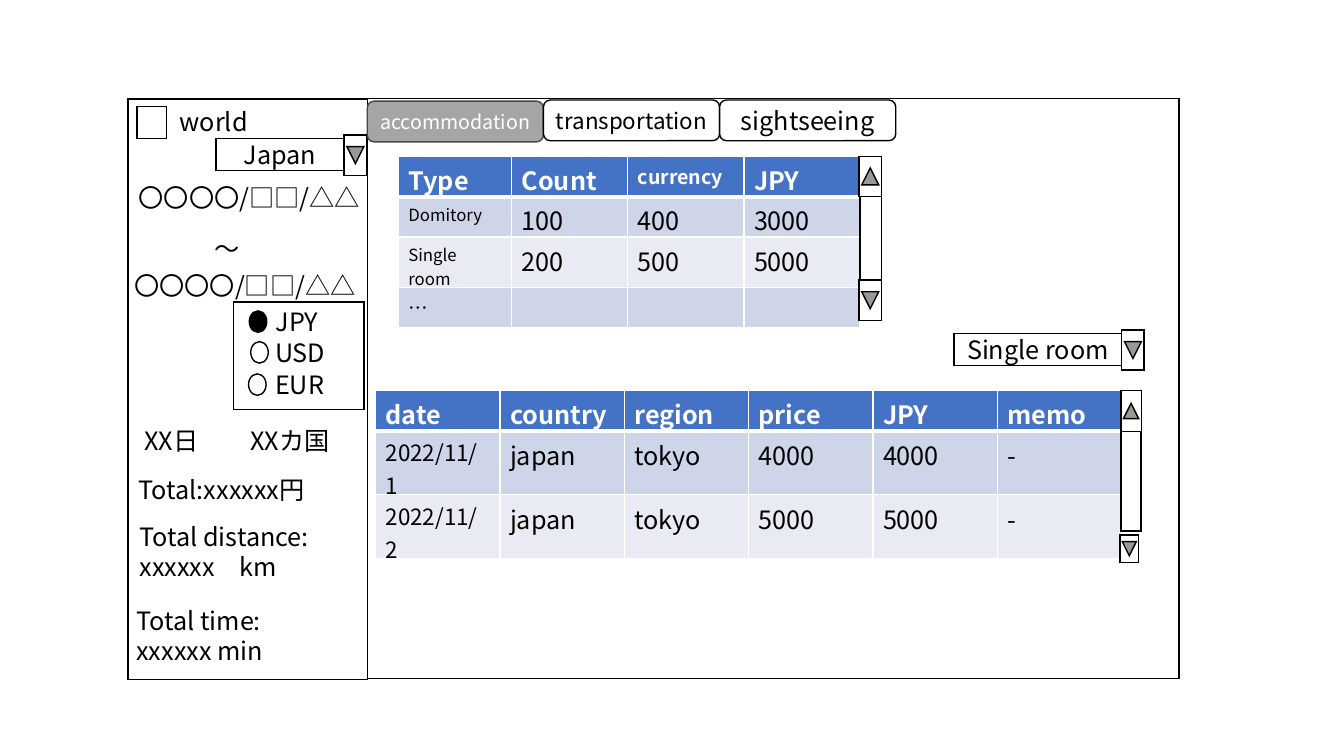
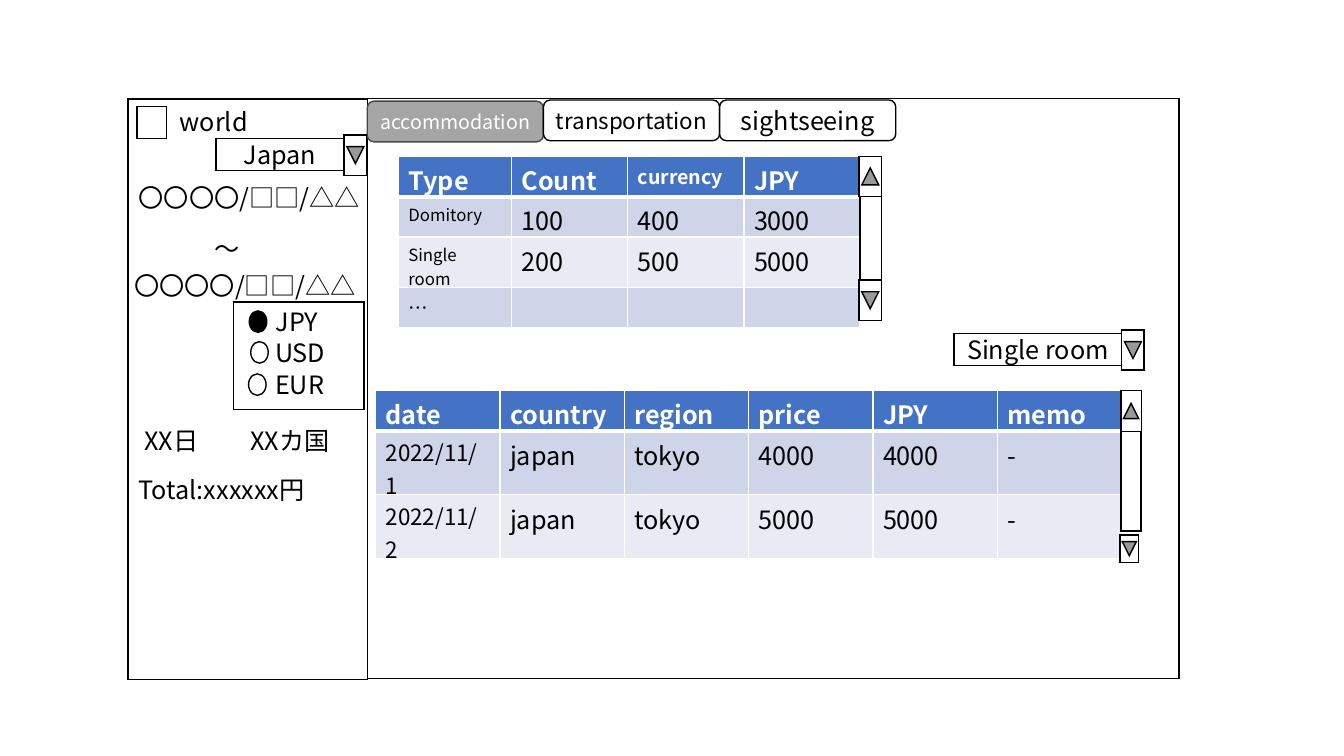
Before and after one commit to yomai-hiyashidewa/WorldTravelingLogger, a slide deck: slide 2 of models/UI.pptx. Drawn at 1344x756 pixels with LibreOffice and Linux fonts; fonts in the diff are those of the drawing. Boxes give left, top, right and bottom in pixels: in the first picture for what was removed or moved away, otherwise in the second. Text is boxed around its words. In the diff, an @@ line names an element or a change of style, - is before the commit and + after.

```diff
--- a/models/UI.pptx
+++ b/models/UI.pptx
@@ text removed at (139, 526, 308, 576) @@
-Total distance:
-xxxxxx km
@@ text removed at (136, 610, 263, 660) @@
-Total time:
-xxxxxx min
```
Also in this commit, not shown: 3 other slides changed, 11 other files.
